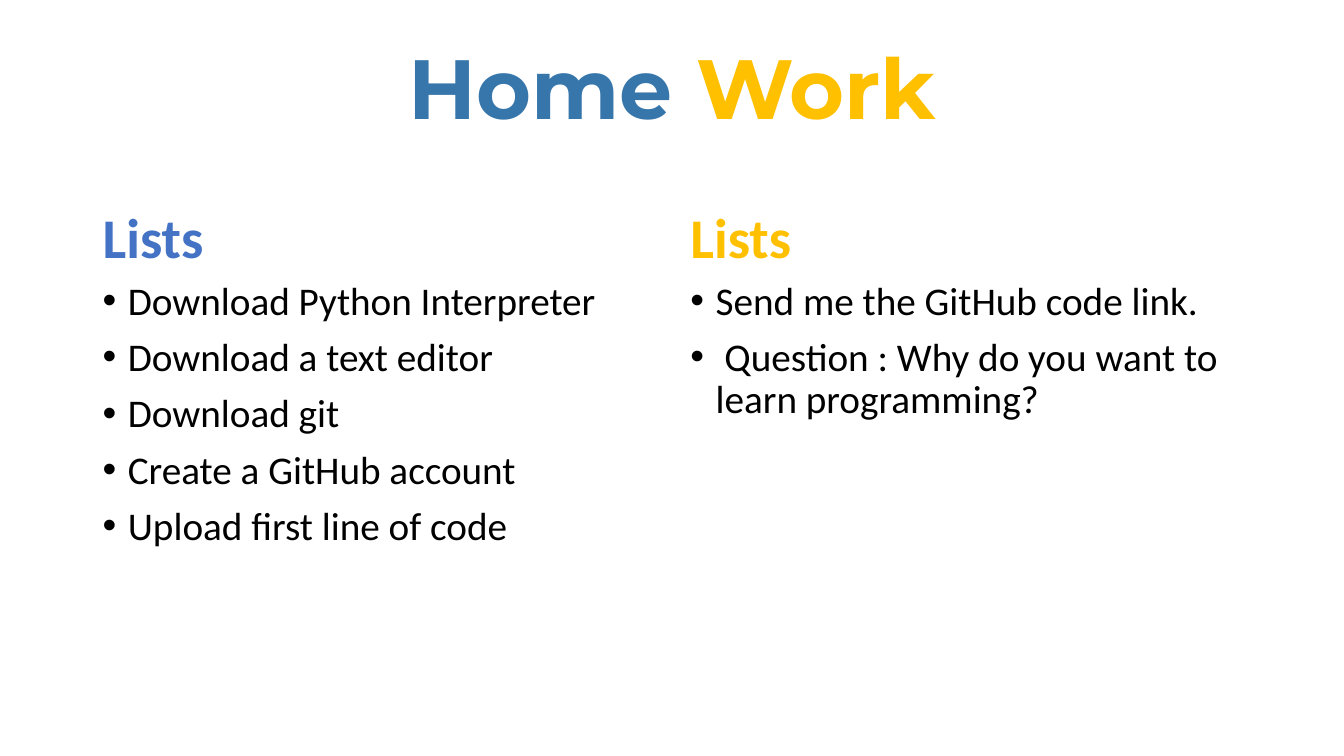
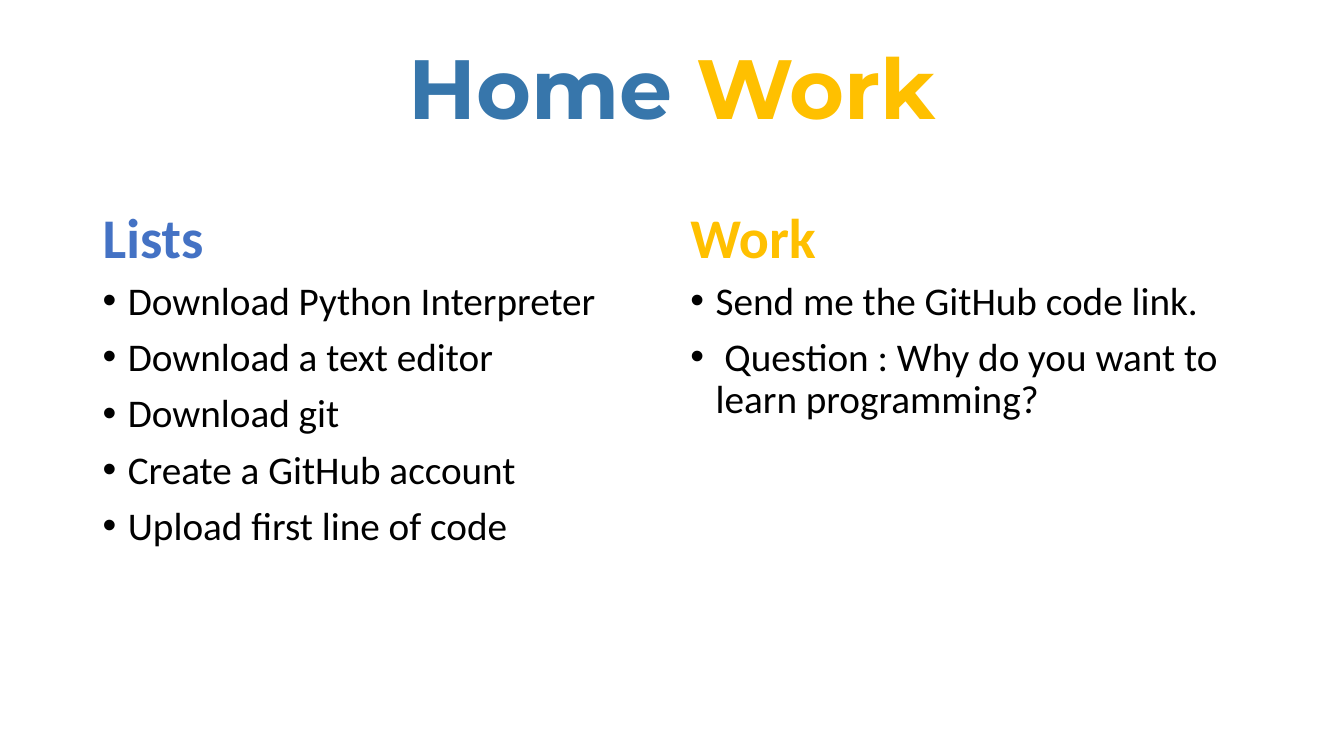
Before and after one commit to AnantaJoy/python_bootcamp-2021v0.1, a slide deck: slide 13 of Python_Complete.pptx. Drawn at 1344x756 pixels with LibreOffice and Linux fonts; fonts in the diff are those of the drawing. Boxes give left, top, right and bottom in pixels: in the first picture for what was removed or moved away, otherwise in the second. Text is boxed around its words. In the diff, an @@ line names an element or a change of style, - is before the commit and + after.

```diff
--- a/Python_Complete.pptx
+++ b/Python_Complete.pptx
@@ text at (690,218,815,259): text changed @@
-Lists
+Work
```
Also in this commit, not shown: 48 other files.
